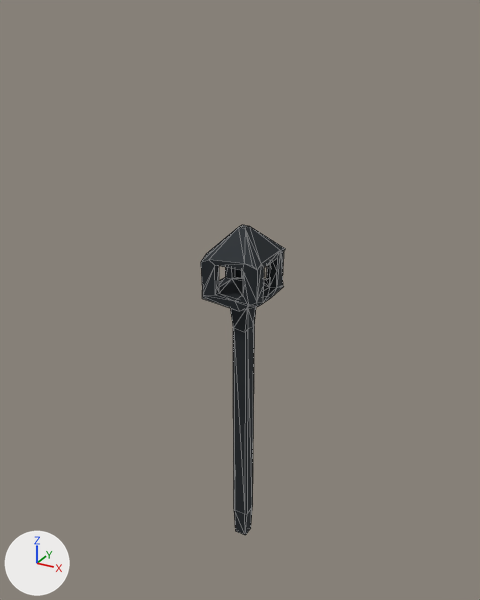
Renders of the Blender file assets/lamp.blend from each side of a commit.
Before and after are seen from a 50 mm lens placed at (2.61, -4.81, 5.04), pointed at (-0.09, 0.09, 2.59). Lighting does not change. The marker at lower left points along +X, +Y and +Z. The picture after the commit comes second. Mesh edges are drawn as thin lines.
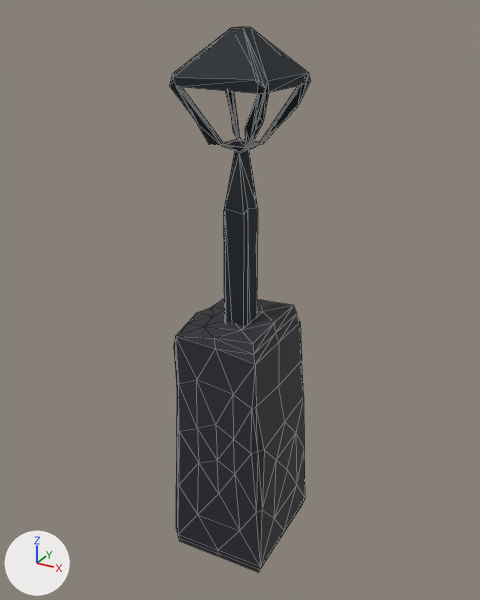
Changed parts and their boxes (x1, y1, x2, y2) in the pictures (480 x 600 px; the box of a moved part takes in the faces that stretch with it):
```json
{"object": "Cube.002", "change": "added", "after": [174, 298, 305, 572]}
{"object": "Cube.001", "change": "reshaped, moved, rescaled", "before": [201, 225, 285, 535], "after": [170, 27, 310, 325]}
{"part": 1, "of": "me_cube_001", "change": "moved or reshaped", "before": [201, 226, 285, 332], "after": [170, 28, 310, 214]}
```

Scene script edits in JSON lines:
```json
{"op": "add", "block": "mat_bricks", "code": ["mat_bricks = principled_material('Bricks')", "mat_bricks.base_color = (0.0227, 0.0223, 0.0314)  # dark grey #2a2932", "mat_bricks.roughness = 0.7"]}
{"block": "me_cube_001", "where": "# used by ob_cube_001; location = (0.0, 0.0, 1.33); scale = (0.0771, 0.0771, 1.33)"}
{"op": "remove", "block": "me_cube_001", "code": "me_cube_001.from_pydata(...)  # 106 vertices, 183 faces; spans x -3.62..3.69, y -3.54..3.66, z -1.0..1.5"}
{"op": "add", "block": "me_cube_001", "code": "me_cube_001.from_pydata(...)  # 106 vertices, 183 faces; spans x -3.64..3.61, y -3.43..3.88, z -1.0..1.5"}
{"block": "me_cube_001", "change": "me_cube_001 part 1: 82 of 106 vertices moved; they spanned x -3.62..3.69, y -3.54..3.66, z 0.97..1.33 and now span x -3.64..3.61, y -3.43..3.88, z 1.02..1.33; mean shift (0.02, 0.25, 0.0); largest move (-3.48, -3.43, 1.03) -> (-1.08, -0.61, 1.05)"}
{"op": "add", "block": "me_cube_003", "code": ["me_cube_003 = bpy.data.meshes.new('Cube.003')", "me_cube_003.from_pydata(...)  # 138 vertices, 252 faces; spans x -0.245..0.183, y -0.207..0.246, z -0.017..0.981", "me_cube_003.materials.append(mat_bricks)  # dark grey #2a2932"]}
{"op": "set", "path": "ob_cube_001.location", "old": "(0.0, 0.0, 1.33)", "new": "(-0.01, -0.04, 1.96)"}
{"op": "set", "path": "ob_cube_001.scale", "old": "(0.0771, 0.0771, 1.33)", "new": "(0.114, 0.114, 1.97)"}
{"op": "add", "block": "ob_cube_002", "code": ["ob_cube_002 = bpy.data.objects.new('Cube.002', me_cube_003)", "ob_cube_002.location = (0.04, -0.02, -0.01)", "ob_cube_002.scale = (2.45, 2.45, 2.58)"]}
```
